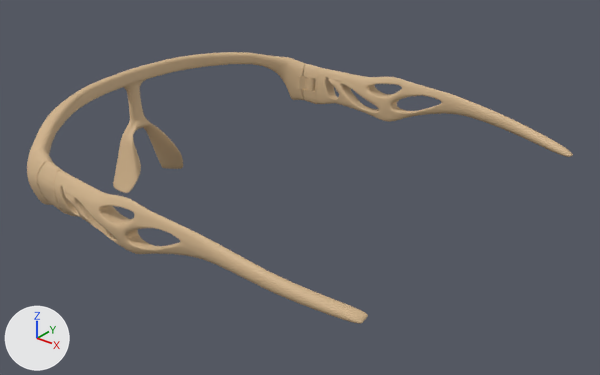
Before and after pictures for a commit that changed the glTF model models/gafas.glb.
Rendered twice from a camera (50 mm lens) standing at (1.085, -1.291, 0.784) and looking at (0.04, 0.016, -0.026). Arrows for +X, +Y and +Z are at lower left; the lights stay in place. The picture after the commit comes second. Where no turn or scale is listed for an object, it has been applied to the vertices.

Names of what the first picture shows: 'front', 'pat_A.001', 'pat_B.001'.
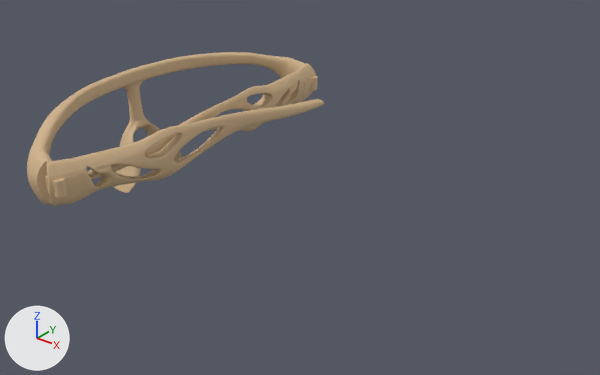
ob_pat_a is not drawn itself; it is the parent of ob_pat_a_001.
ob_pat_b is not drawn itself; it is the parent of ob_pat_b_001.

The change in detail:
Object 'pat_A' (ob_pat_a) turns from (0, 0, 0) to (0, 0, -88) degrees about x, y and z.
Object 'pat_B' (ob_pat_b) turns from (0, 0, 0) to (0, 0, 80) degrees about x, y and z.

What differs and where, as boxes (x1, y1, x2, y2) in the pictures (600 x 375 px):
'pat_B.001', turned
    before: (38, 161, 368, 324)
    after: (47, 99, 324, 206)
'pat_A.001', turned
    before: (303, 63, 573, 157)
    after: (88, 63, 316, 180)
